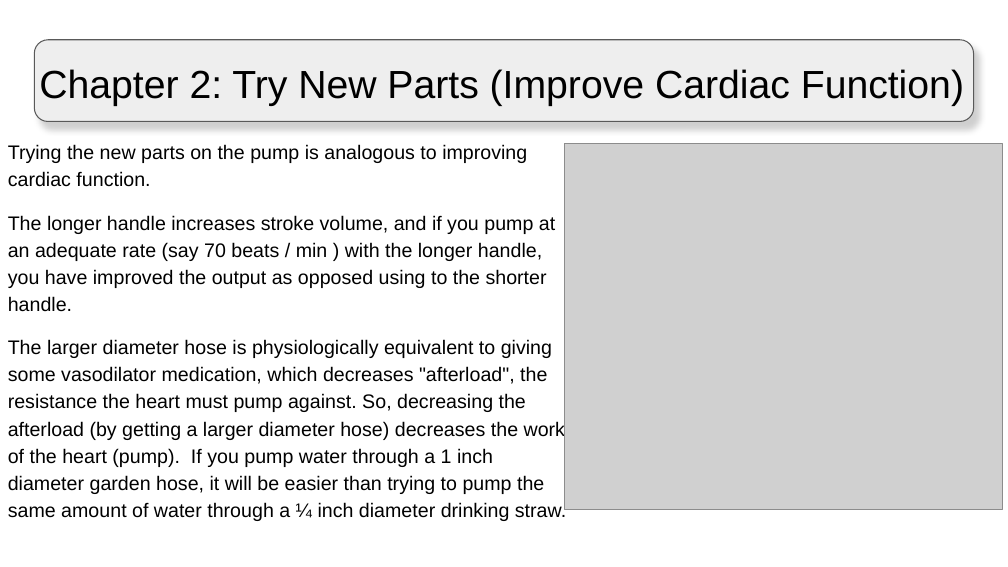
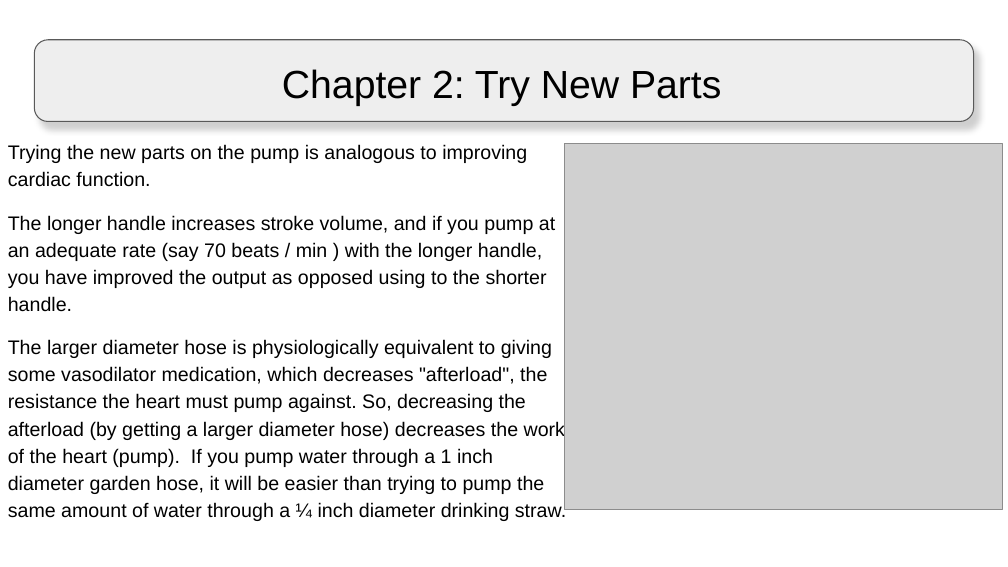
Before and after one commit to SBUtltmedia/HeartBasement, a slide deck: slide 4 of Assets/Game/Gui/Explanation/Sprites/CHF Slides - Concise .pptx. Drawn at 1008x567 pixels with LibreOffice and Linux fonts; fonts in the diff are those of the drawing; grey boxes stand for pictures; background and template pictures are left out. Boxes give left, top, right and bottom in pixels: in the first picture for what was removed or moved away, otherwise in the second. Text is boxed around its words. In the diff, an @@ line names an element or a change of style, - is before the commit and + after.

```diff
--- a/Assets/Game/Gui/Explanation/Sprites/CHF Slides - Concise .pptx
+++ b/Assets/Game/Gui/Explanation/Sprites/CHF Slides - Concise .pptx
@@ title at (282,69,721,106): text changed @@
-Chapter 2: Try New Parts (Improve Cardiac Function)
+Chapter 2: Try New Parts
```
Also in this commit, not shown: 4 other slides changed, 9 other files.
